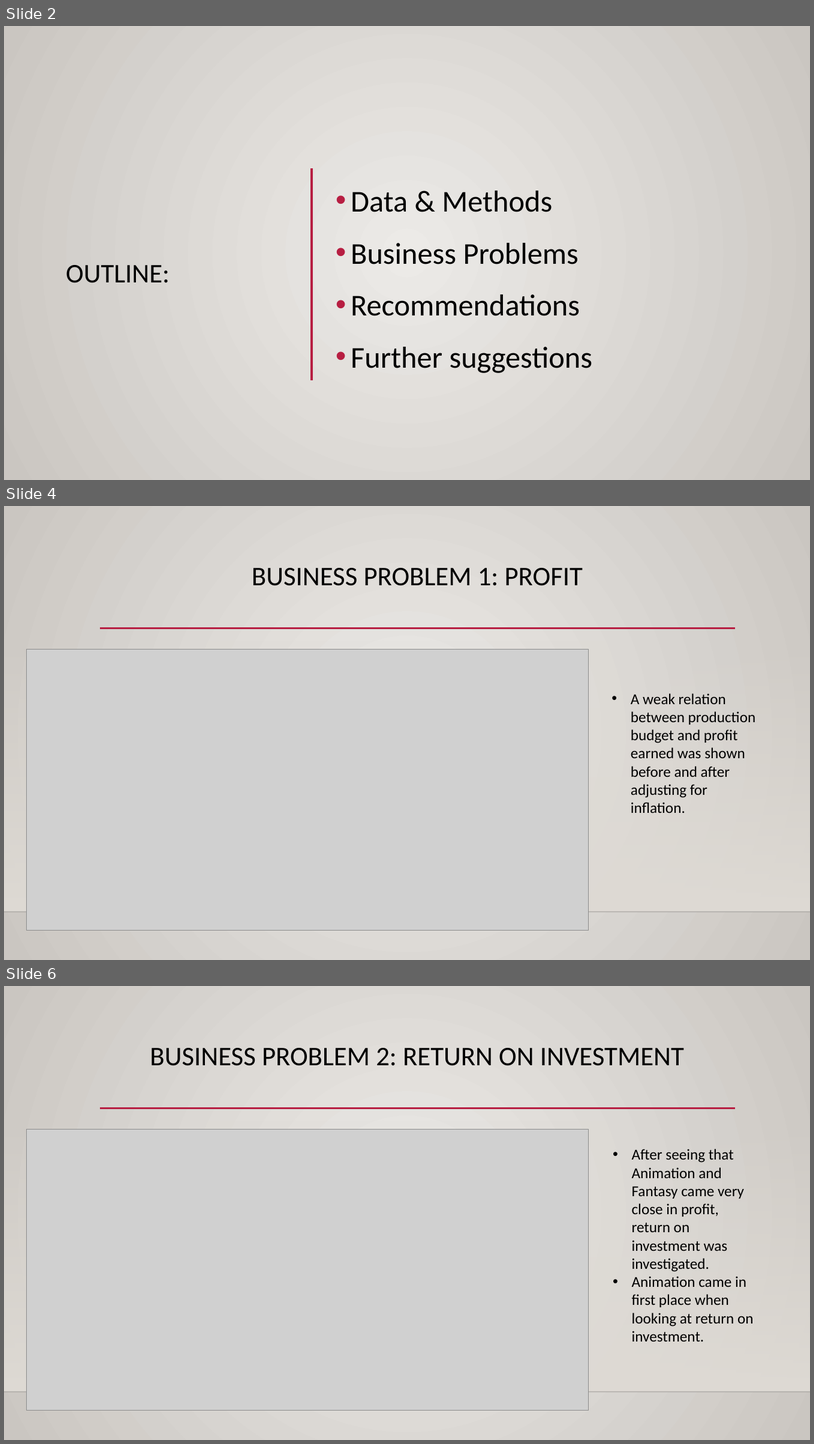
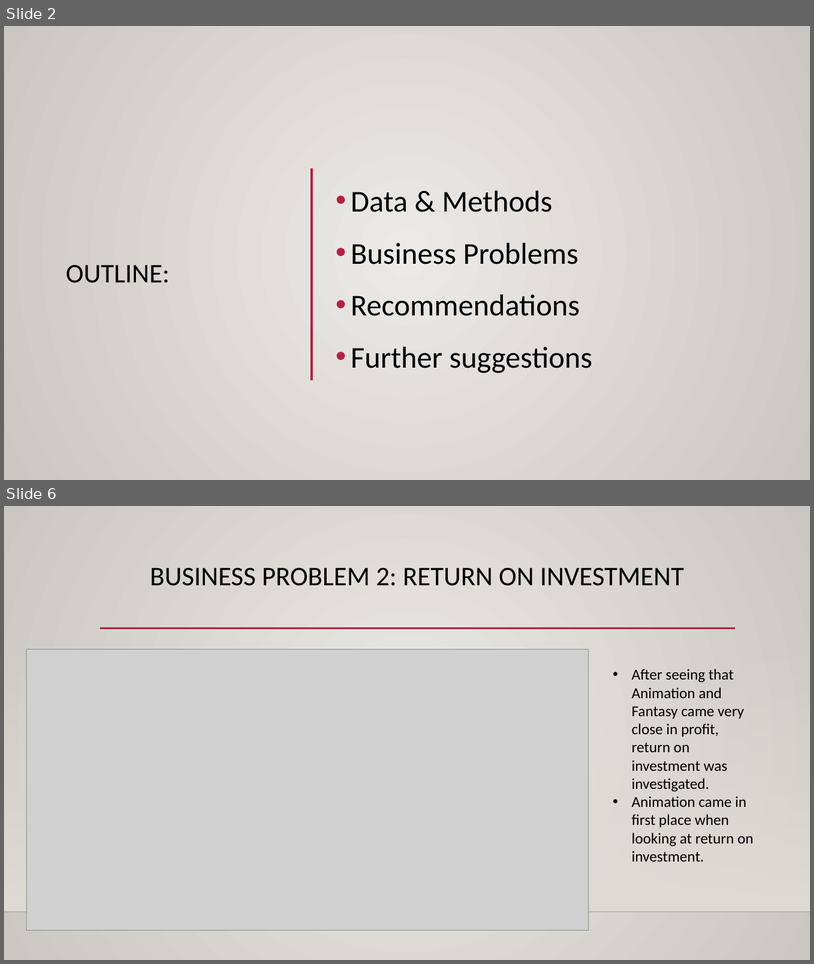
Before and after one commit to sierrajul/Microsoft-Movie-Analysis, a slide deck: DS_Phase1_Project_Presentation.pptx. Shown one above the other, each under a label of ours: slides 2, 4 and 6 before the commit, slides 2 and 6 after it; the slides between them are not shown. The pictures are 814x1444 and 814x964 pixels, drawn with LibreOffice and Linux fonts; fonts in the diff are those of the drawing; grey boxes stand for pictures; background and template pictures are left out. Boxes give left, top, right and bottom in pixels: in the first picture for what was removed or moved away, otherwise in the second. Text is boxed around its words. In the diff, an @@ line names an element or a change of style, - is before the commit and + after.

```diff
--- a/DS_Phase1_Project_Presentation.pptx
+++ b/DS_Phase1_Project_Presentation.pptx
@@ slide 4 removed at <box>4,506,810,960</box>, background gradient #ECEAE7 to #CAC7C1; not listed: 3 template elements that a slide beside it also shows @@
@@ title removed at <box>252,568,583,586</box> @@
-BUSINESS PROBLEM 1: PROFIT
@@ picture removed at <box>26,649,588,930</box> @@
@@ text removed at <box>631,693,756,813</box> @@
-• A weak relation between production budget and profit earned was shown before and after adjusting for inflation.
```
Also in this commit, not shown: 2 slides changed, 1 slide added, 2 other files.
